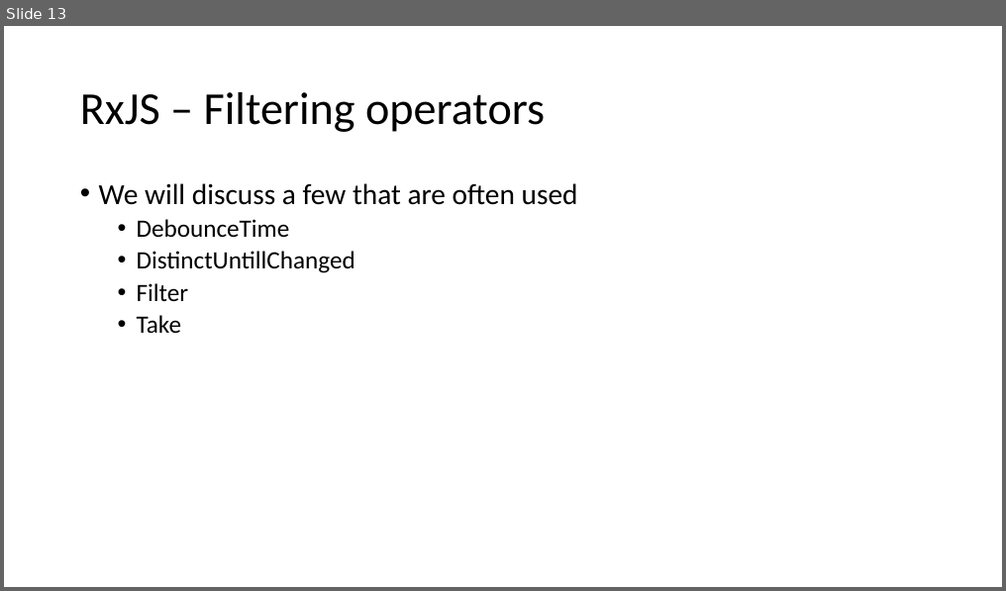
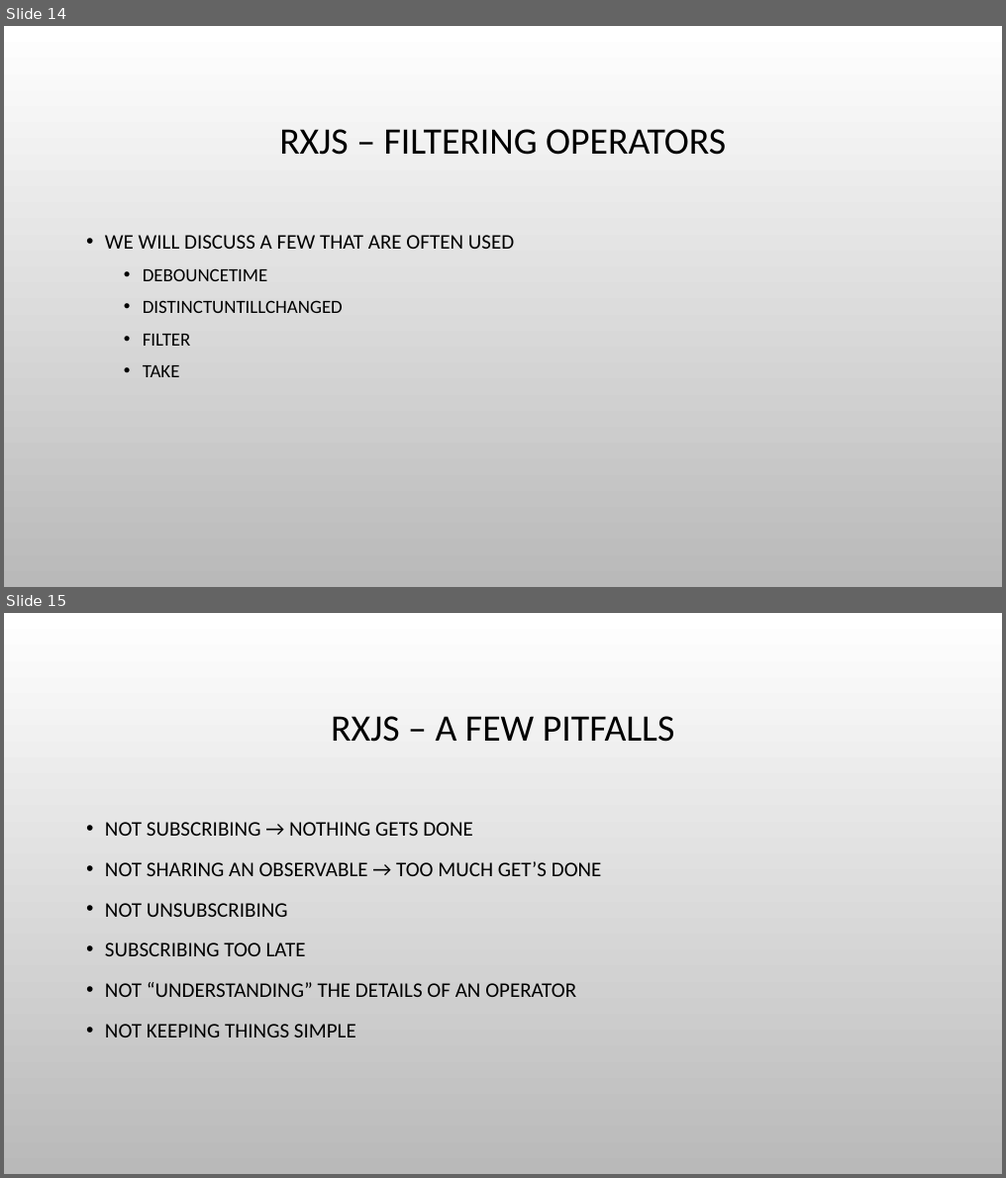
Before and after one commit to bertleemput/reactive-demo, a slide deck: Reactive Programming.pptx. Shown one above the other, each under a label of ours: slide 13 before the commit, slides 14 and 15 after it. The pictures are 1006x591 and 1006x1178 pixels, drawn with LibreOffice and Linux fonts; fonts in the diff are those of the drawing; background and template pictures are left out. Boxes give left, top, right and bottom in pixels: in the first picture for what was removed or moved away, otherwise in the second. Text is boxed around its words. In the diff, an @@ line names an element or a change of style, - is before the commit and + after.

```diff
--- a/Reactive Programming.pptx
+++ b/Reactive Programming.pptx
@@ slide 15 added at <box>4,613,1002,1174</box>, background picture (left out) @@
@@ title added at <box>331,716,675,742</box>, 36 pt, text #000000 @@
+RXJS – A FEW PITFALLS
@@ text added at <box>105,822,602,1038</box>, 20 pt, text #000000 @@
+• NOT SUBSCRIBING → NOTHING GETS DONE
+• NOT SHARING AN OBSERVABLE → TOO MUCH GET’S DONE
+• NOT UNSUBSCRIBING
+• SUBSCRIBING TOO LATE
+• NOT “UNDERSTANDING” THE DETAILS OF AN OPERATOR
+• NOT KEEPING THINGS SIMPLE
@@ what was slide 13 is now slide 14 @@
@@ slide 14 changed as well @@
@@ background #FFFFFF to picture (left out) @@
@@ title at <box>279,129,726,155</box>: text changed; size 44 to 36 pt @@
-RxJS – Filtering operators
+RXJS – FILTERING OPERATORS
@@ text at <box>105,235,514,377</box>: text changed; size 24 to 18 pt @@
-• We will discuss a few that are often used
-  • DebounceTime
-  • DistinctUntillChanged
-  • Filter
-  • Take
+• WE WILL DISCUSS A FEW THAT ARE OFTEN USED
+  • DEBOUNCETIME
+  • DISTINCTUNTILLCHANGED
+  • FILTER
+  • TAKE
```
Also in this commit, not shown: 12 other slides changed, 3 other slides added.
